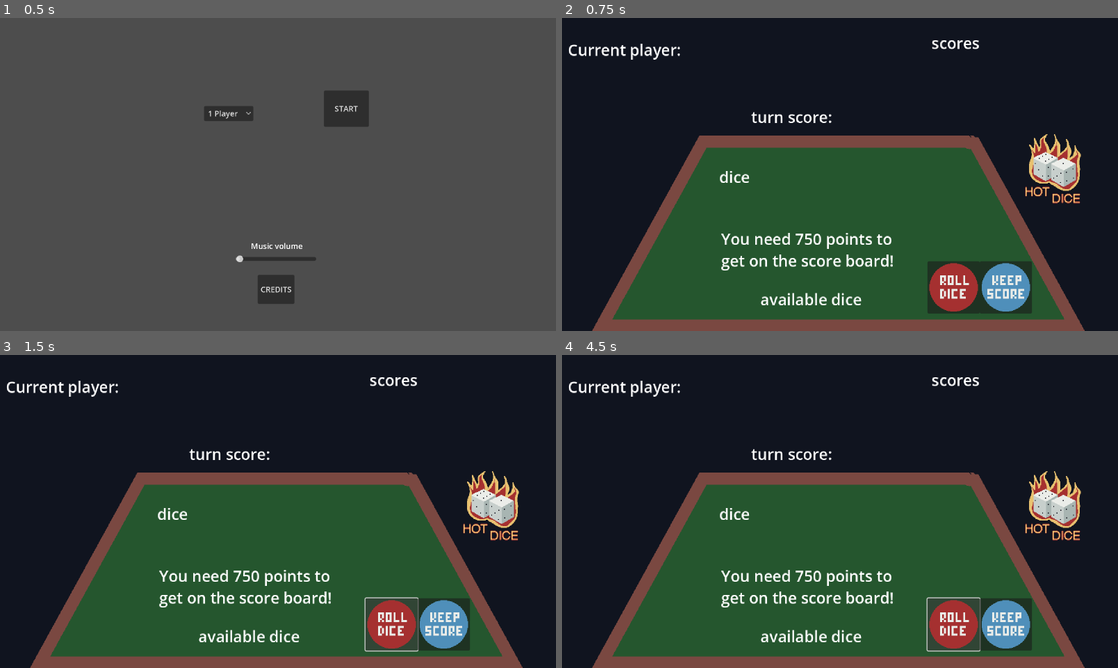
Above: before the commit, frames 1-4 (two rows, left to right).
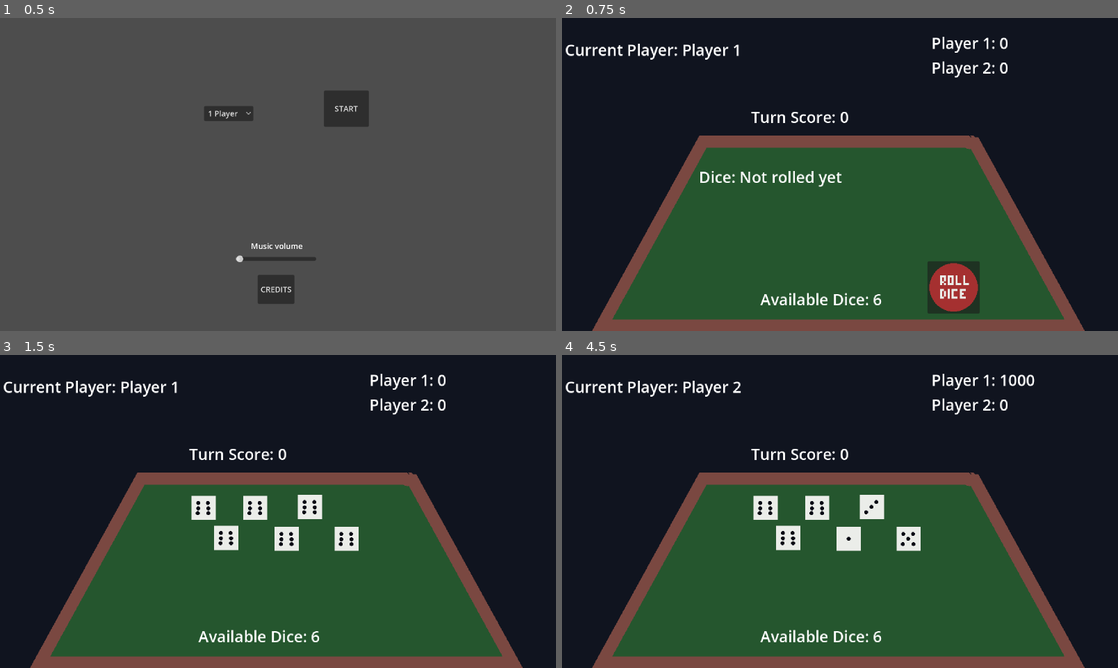
Above: after the commit, the same moments.

Repository: martinbriebac/10-000
Game: Godot game, scene res://scenes/setup_scene.tscn
The game is run twice, just before and just after one commit, with the same random seed, the same clock (stepped at 60 frames per second) and the same inputs.
Inputs (mouse positions are in pixels of both pictures, inside the frame that each line leads up to):
- Up to frame 1 (0.5 s): no input
- Up to frame 2 (0.75 s): click "START" at 0.5 s
- Up to frame 3 (1.5 s): click (389, 624) at 1.25 s
- Up to frame 4 (4.5 s): click (1006, 624) at 2.02 s; click (951, 624) at 2.77 s; click (1006, 624) at 3.5 s; click (951, 624) at 4.25 s

Frame 1 is identical in both runs. In frame 2, 6.4% of the frame differs, in the area x 0-94%, y 6-95%; in frame 3, 9.3%; in frame 4, 9.4%.
Error before the commit: Parse Error: Expected statement, found "else" instead. (res://scripts/table.gd:268)

Commit message:
removed coloring

Diff:
--- a/scripts/die.gd
+++ b/scripts/die.gd
@@ -47,9 +47,3 @@
 
 func get_value():
 	return current_face + 1
-
-func highlight_as_scoring():
-	modulate = Color(1, 0.5, 0.5) # Light red tint
-
-func remove_highlight():
-	modulate = Color(1, 1, 1) # Reset to normal color
--- a/scripts/table.gd
+++ b/scripts/table.gd
@@ -71,7 +71,6 @@
 	$DiceLabel.hide()
 	throw_dice()
 	$NeedMorePoints.hide()
-	# Hide the throw button during animation
 	$ThrowButton.hide()
 	$KeepScoreButton.hide()
 
@@ -97,7 +96,7 @@
 
 
 func _on_dice_roll_completed(die_index):
-	print("Die ", die_index)
+	print("Die ", die_index, " roll completed")
 	rolls_completed += 1
 	print("Rolls completed: ", rolls_completed, " / ", available_dice)
 
@@ -175,7 +174,7 @@
 	@warning_ignore("shadowed_variable")
 	var throw_score = 0
 	var counts = [0, 0, 0, 0, 0, 0]
-	var scoring_dice = 0
+	var scoring_dice = []
 	var instant_win = false
 	var special_rule = false # Flag for 1500-point rules
 
@@ -200,17 +199,17 @@
 	if counts.has(2) and counts.count(2) == 3:
 		# Three pairs
 		throw_score = 1500
-		scoring_dice = 6
+		scoring_dice = range(6)
 		special_rule = true
 	elif counts.has(4) and counts.has(2):
 		# Four of a kind plus a pair
 		throw_score = 1500
-		scoring_dice = 6
+		scoring_dice = range(6)
 		special_rule = true
 	elif counts == [1, 1, 1, 1, 1, 1]:
 		# Straight from 1 to 6
 		throw_score = 1500
-		scoring_dice = 6
+		scoring_dice = range(6)
 		special_rule = true
 
 	# If no special rule is active, proceed with normal scoring
@@ -233,10 +232,10 @@
 				scoring_dice.append(i)
 			elif dice_values[i] == 5 and i not in scoring_dice:
 				throw_score += 50
-				scoring_dice.apend(i)
+				scoring_dice.append(i)
 
 	# Hot dice logic
-	hot_dice = (scoring_dice == available_dice)
+	hot_dice = (scoring_dice.size() == available_dice)
 
 	if hot_dice:
 		available_dice = 6
@@ -255,18 +254,8 @@
 
 	print("Throw score: ", throw_score, " Available dice: ", available_dice, " Hot dice: ", hot_dice)
 
-	# Highlight scoring dice
-	highlight_scoring_dice(scoring_dice)
-
-	return [throw_score, instant_win]
-
-
-func highlight_scoring_dice(scoring_dice):
-	for i in range(dice_instances.size()):
-		for j in scoring_dice:
-			dice_instances[i].highlight_as_scoring()
-			else:
-			dice_instances[i].remove_highlight()
+	return [throw_score, instant_win, scoring_dice]
+
 
 func update_display():
 	if dice_values.is_empty():
